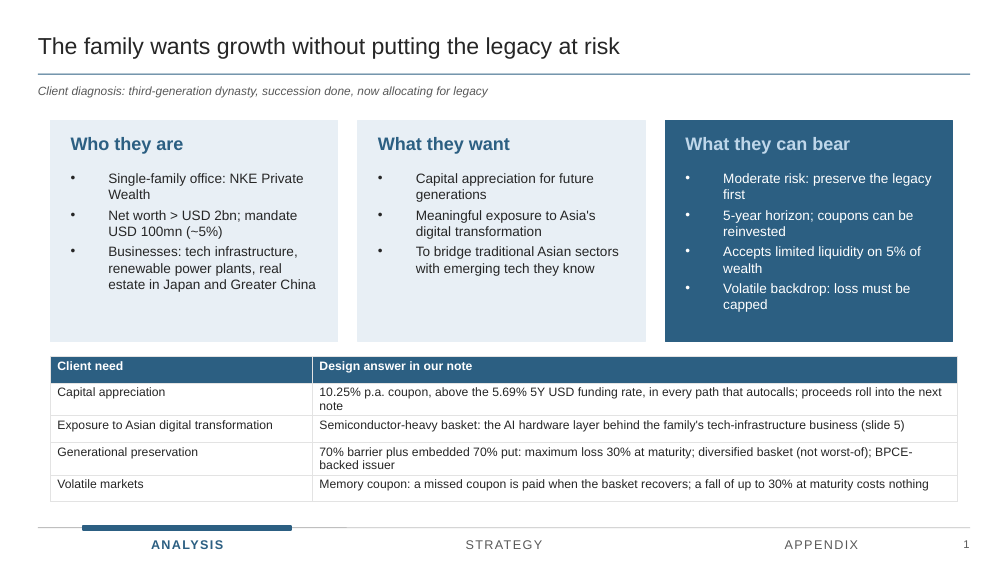
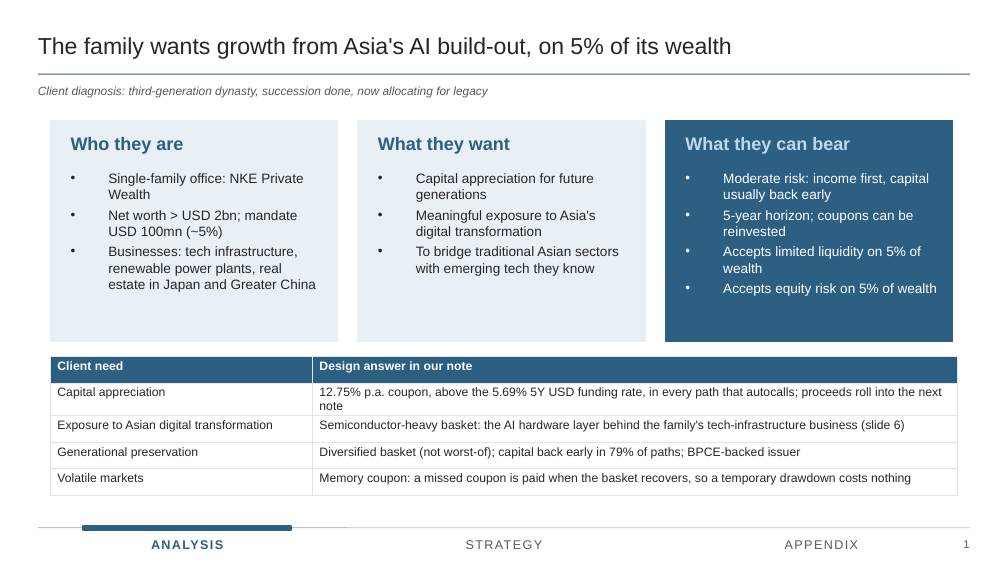
Before and after one commit to benjaminlhl/natixis-case-comp, a slide deck: slide 4 of deck/Asian-Digital-Autocallable-Note.pptx. Drawn at 1008x567 pixels with LibreOffice and Linux fonts; fonts in the diff are those of the drawing. Boxes give left, top, right and bottom in pixels: in the first picture for what was removed or moved away, otherwise in the second. Text is boxed around its words. In the diff, an @@ line names an element or a change of style, - is before the commit and + after.

```diff
--- a/deck/Asian-Digital-Autocallable-Note.pptx
+++ b/deck/Asian-Digital-Autocallable-Note.pptx
@@ text at (38,37,732,59): text changed @@
-The family wants growth without putting the legacy at risk
+The family wants growth from Asia's AI build-out, on 5% of its wealth
@@ text at (723,173,929,202): text changed @@
-• Moderate risk: preserve the legacy first
+• Moderate risk: income first, capital usually back early
@@ text at (723,283,937,296): text changed @@
-• Volatile backdrop: loss must be capped
+• Accepts equity risk on 5% of wealth
@@ table at (50,357,958,489) @@
-row 2, column 2: 10.25% p.a. coupon, above the 5.69% 5Y USD funding rate, in every path that autocalls; proceeds roll into the next note
+row 2, column 2: 12.75% p.a. coupon, above the 5.69% 5Y USD funding rate, in every path that autocalls; proceeds roll into the next note
-row 3, column 2: Semiconductor-heavy basket: the AI hardware layer behind the family's tech-infrastructure business (slide 5)
+row 3, column 2: Semiconductor-heavy basket: the AI hardware layer behind the family's tech-infrastructure business (slide 6)
-row 4, column 2: 70% barrier plus embedded 70% put: maximum loss 30% at maturity; diversified basket (not worst-of); BPCE-backed issuer
+row 4, column 2: Diversified basket (not worst-of); capital back early in 79% of paths; BPCE-backed issuer
-row 5, column 2: Memory coupon: a missed coupon is paid when the basket recovers; a fall of up to 30% at maturity costs nothing
+row 5, column 2: Memory coupon: a missed coupon is paid when the basket recovers, so a temporary drawdown costs nothing
```
Also in this commit, not shown: 14 other slides changed, 1 slide added, 11 other files.
